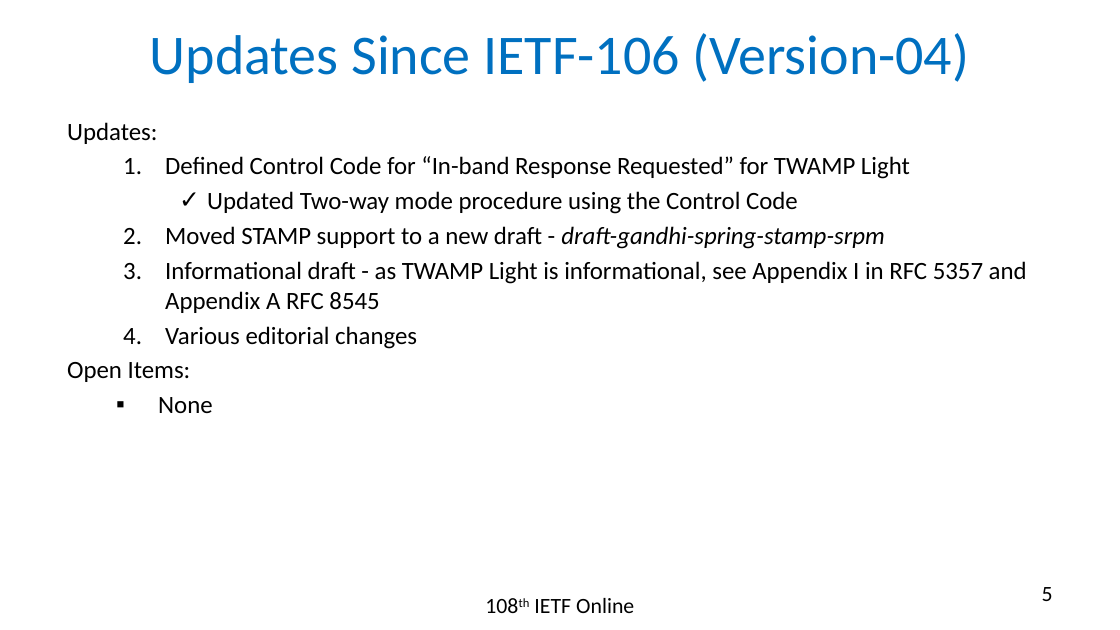
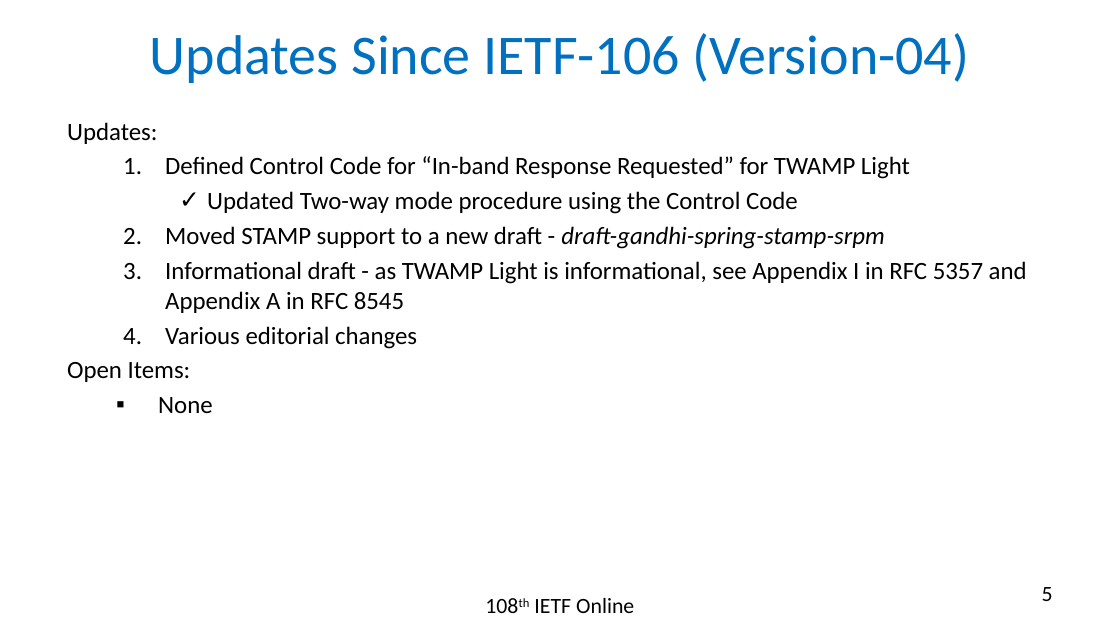
Before and after one commit to rakgandhi/ietf-slides, a slide deck: slide 5 of draft-gandhi-spring-twamp-srpm-09.pptx. Drawn at 1120x630 pixels with LibreOffice and Linux fonts; fonts in the diff are those of the drawing. Boxes give left, top, right and bottom in pixels: in the first picture for what was removed or moved away, otherwise in the second. Text is boxed around its words. In the diff, an @@ line names an element or a change of style, - is before the commit and + after.

```diff
--- a/draft-gandhi-spring-twamp-srpm-09.pptx
+++ b/draft-gandhi-spring-twamp-srpm-09.pptx
@@ text at bbox=[165, 261, 1027, 313]: text changed @@
-  3. Informational draft - as TWAMP Light is informational, see Appendix I in RFC 5357 and Appendix A RFC 8545
+  3. Informational draft - as TWAMP Light is informational, see Appendix I in RFC 5357 and Appendix A in RFC 8545
```
Also in this commit, not shown: 2 other slides changed, 5 other files.
